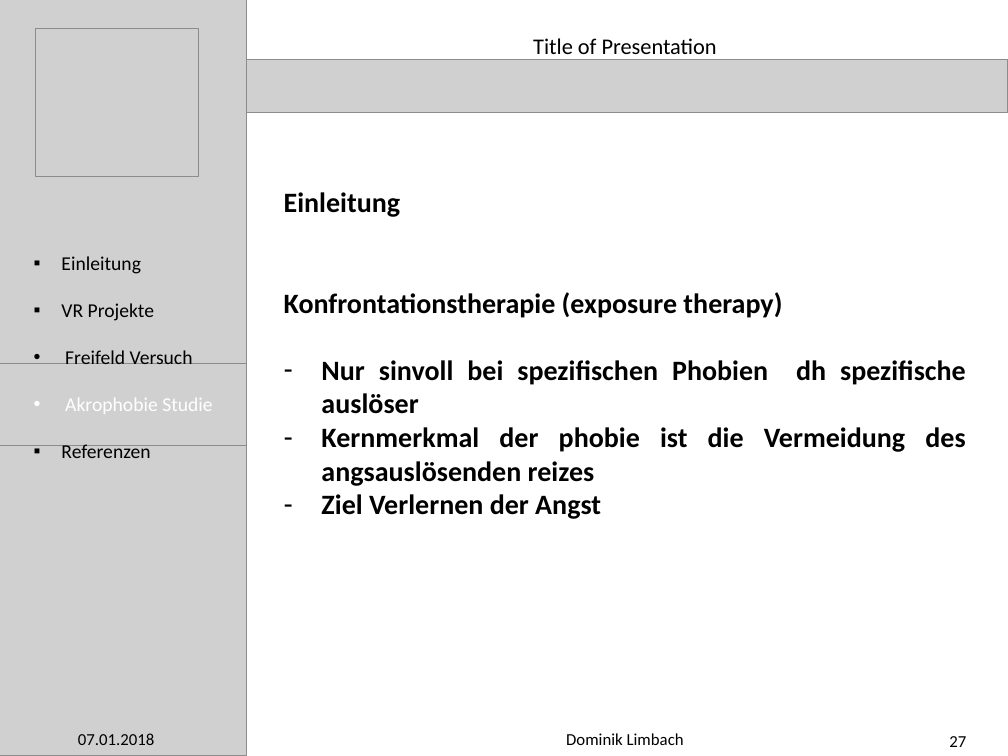
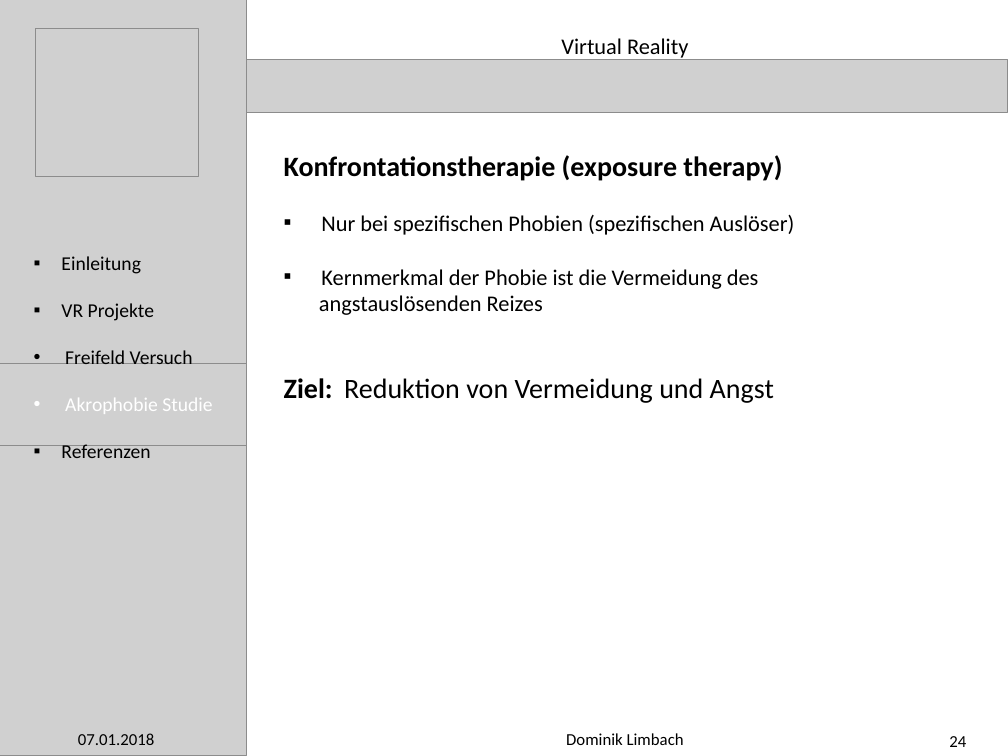
Before and after one commit to meistalampe/Work-, a slide deck: slide 24 of Präsentation Praxisphase/PowerPoint Presentation (Outline).pptx (slide 27 before the commit). Drawn at 1008x756 pixels with LibreOffice and Linux fonts; fonts in the diff are those of the drawing; grey boxes stand for pictures. Boxes give left, top, right and bottom in pixels: in the first picture for what was removed or moved away, otherwise in the second. Text is boxed around its words. In the diff, an @@ line names an element or a change of style, - is before the commit and + after.

```diff
--- a/Präsentation Praxisphase/PowerPoint Presentation (Outline).pptx
+++ b/Präsentation Praxisphase/PowerPoint Presentation (Outline).pptx
@@ text at [561,38,688,60]: text changed @@
-Title of Presentation
+Virtual Reality
@@ text "Konfrontationstherapie (exposure therapy)": place and size @@
-text "Konfrontationstherapie (exposure therapy)" at [284,192,966,519]
+text "Konfrontationstherapie (exposure therapy)" at [284,155,795,403]
@@ text at [284,192,400,217]: paragraph removed @@
-Einleitung
@@ text at [284,215,795,403]: text changed; size 20 to 16 pt; bold off @@
-– Nur sinvoll bei spezifischen Phobien dh spezifische auslöser
-– Kernmerkmal der phobie ist die Vermeidung des angsauslösenden reizes
-– Ziel Verlernen der Angst
+▪ Nur bei spezifischen Phobien (spezifischen Auslöser)
+▪ Kernmerkmal der Phobie ist die Vermeidung des
+angstauslösenden Reizes
+Ziel: Reduktion von Vermeidung und Angst
@@ page number at [949,736,966,747]: text changed @@
-27
+24
```
Also in this commit, not shown: 28 other slides changed, 1 slide added, 1 other file.
